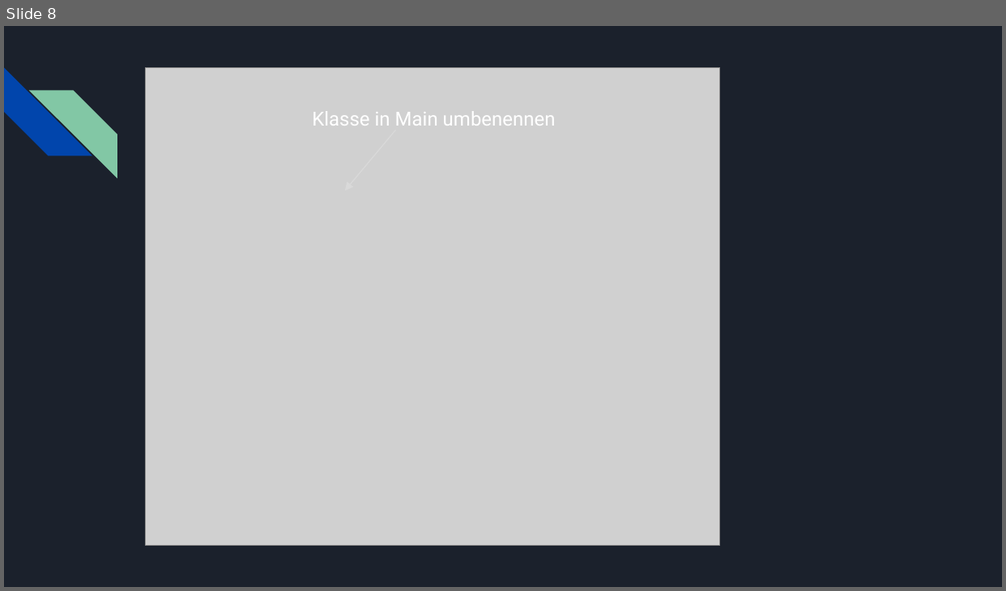
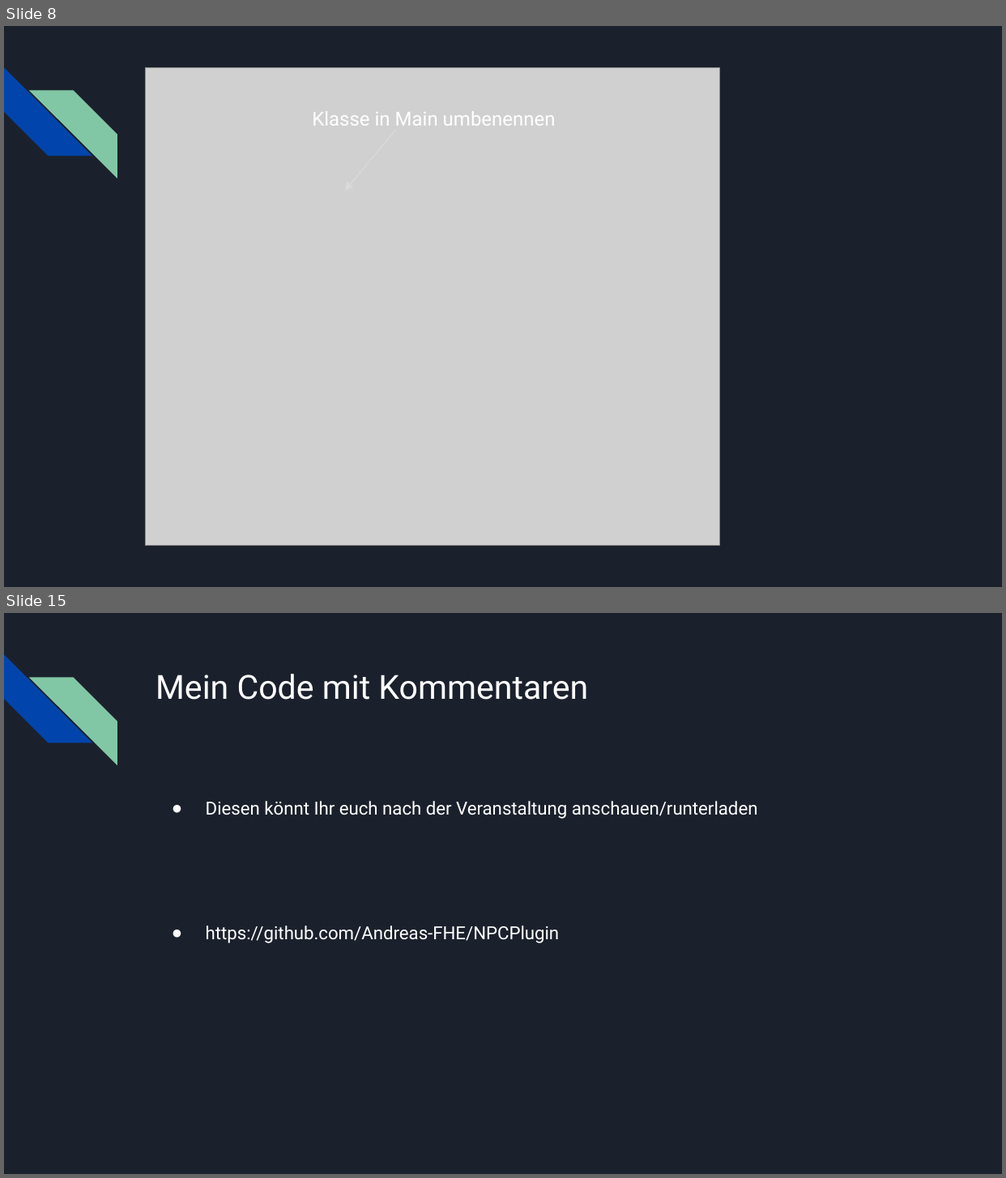
Before and after one commit to Andreas-FHE/NPCPlugin, a slide deck: documentation/AI4Kids_presentation1_NPC.pptx. Shown one above the other, each under a label of ours: slide 8 before the commit, slides 8 and 15 after it; the slides between them are not shown. The pictures are 1006x591 and 1006x1178 pixels, drawn with LibreOffice and Linux fonts; fonts in the diff are those of the drawing; grey boxes stand for pictures. Boxes give left, top, right and bottom in pixels: in the first picture for what was removed or moved away, otherwise in the second. Text is boxed around its words. In the diff, an @@ line names an element or a change of style, - is before the commit and + after.

```diff
--- a/documentation/AI4Kids_presentation1_NPC.pptx
+++ b/documentation/AI4Kids_presentation1_NPC.pptx
@@ slide 15 added at (4, 613, 1002, 1174), background #1B212C; not listed: 2 template elements that a slide beside it also shows @@
@@ title added at (155, 674, 588, 700), 24 pt, text #FFFFFF @@
+Mein Code mit Kommentaren
@@ text added at (206, 801, 758, 943), 13 pt, text #FFFFFF @@
+● Diesen könnt Ihr euch nach der Veranstaltung anschauen/runterladen
+● https://github.com/Andreas-FHE/NPCPlugin
```
Also in this commit, not shown: 5 slides changed, 2 other slides added, 1 slide removed, 4 other files.
